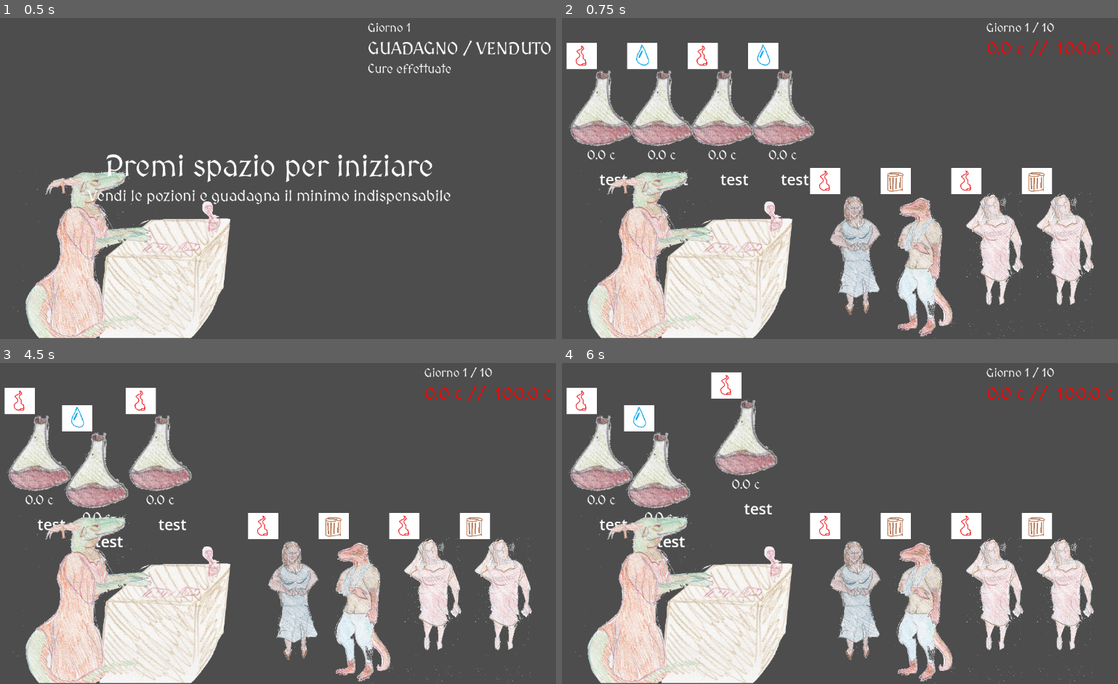
Above: before the commit, frames 1-4 (two rows, left to right).
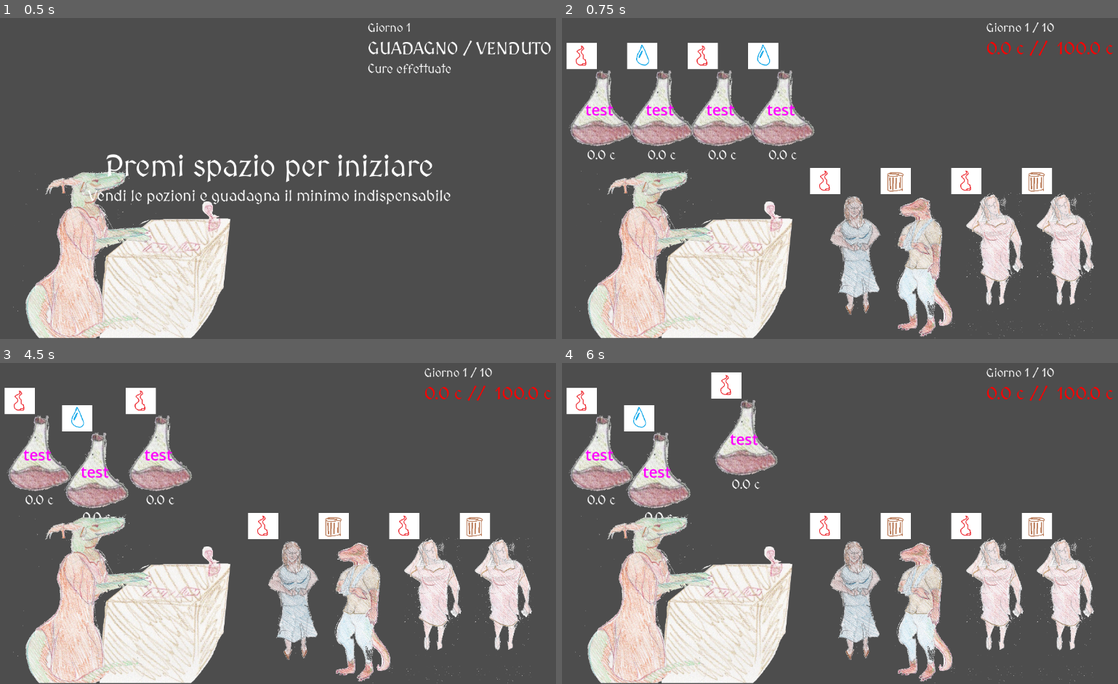
Above: after the commit, the same moments.

Repository: MLisanti/moonbrew_shop
Game: Godot game, scene res://scene/main.tscn
The game is run twice, just before and just after one commit, with the same random seed, the same clock (stepped at 60 frames per second) and the same inputs.
Inputs (mouse positions are in pixels of both pictures, inside the frame that each line leads up to):
- Up to frame 1 (0.5 s): no input
- Up to frame 2 (0.75 s): tap Enter at 0.5 s; move the mouse to (956, 159) at 0.52 s; tap Space (conferma) at 0.6 s; click (956, 159) at 0.67 s
- Up to frame 3 (4.5 s): tap Space (conferma) at 1.25, 1.55, 2.1, 2.75, 2.85, 3.8, 4.25, 4.35 s; move the mouse to (38, 456) at 1.27 s; click (38, 456) at 1.35 s; tap Enter at 2, 3.5 s; move the mouse to (100, 456) at 2.02 s; click (100, 456) at 2.17 s; move the mouse to (155, 456) at 2.77 s; click (155, 456) at 2.92 s; move the mouse to (216, 456) at 3.52 s; press the mouse at (216, 456) at 3.53 s; move the mouse to (94, 472) at 4.27 s; release the mouse at (94, 472) at 4.28 s; click (94, 472) at 4.42 s
- Up to frame 4 (6 s): move the mouse to (862, 520) at 5.02 s; tap Space (conferma) at 5.1 s; click (862, 520) at 5.17 s; move the mouse to (745, 440) at 5.77 s; click (745, 440) at 5.85 s

Frame 1 is identical in both runs. In frame 2, 0.6% of the frame differs, in the area x 4-45%, y 26-53%; in frame 3, 0.5%; in frame 4, 0.5%.
Error in both runs: Invalid assignment of property or key 'text' with value of type 'String' on a base object of type 'null instance'. (res://scene/pozione.gd:18)

Commit message:
modifiche interne costanti e test itch.io

Diff:
--- a/scene/main.gd
+++ b/scene/main.gd
@@ -16,7 +16,7 @@
 const LIVELLO_INIZIO = 1
 var _clienti_mancanti_prossimo_livello = 0
 
-enum statiLivello {INIZIO, IN_CORSO, FINITO_LIVELLO, GAME_OVER, FINITO_GIOCO}
+enum statiLivello {INIZIO, IN_CORSO, FINITO_LIVELLO, GAME_OVER_PERSO, GAME_OVER_VINTO}
 var statoLivello:statiLivello = statiLivello.IN_CORSO
 
 func imposta_variabili_livello(livello:int) -> Dictionary:
@@ -49,13 +49,13 @@
 
 	if(statoLivello == statiLivello.FINITO_LIVELLO and Input.is_action_just_released("conferma")):
 		if(moneyGain < moneyGoal):
-			cambia_stato_livello(statiLivello.GAME_OVER)
+			cambia_stato_livello(statiLivello.GAME_OVER_PERSO)
 		else:
 			cambia_stato_livello(statiLivello.IN_CORSO)
 			_livello += 1
 			imposta_livello(_livello)
 
-	if((statoLivello == statiLivello.GAME_OVER or statoLivello == statiLivello.FINITO_GIOCO)
+	if((statoLivello == statiLivello.GAME_OVER_PERSO or statoLivello == statiLivello.GAME_OVER_VINTO)
 			and Input.is_action_just_released("conferma")):
 		cambia_stato_livello(statiLivello.INIZIO)
 		$tmrCooldown.start(1.0)
@@ -143,7 +143,7 @@
 		if(_livello < 10):
 			cambia_stato_livello(statiLivello.FINITO_LIVELLO)
 		else:
-			cambia_stato_livello(statiLivello.FINITO_GIOCO)
+			cambia_stato_livello(statiLivello.GAME_OVER_VINTO)
 
 
 @onready var controlCentroMessaggi:Control = $UI/centro
@@ -186,10 +186,10 @@
 	if(precedente == statiLivello.IN_CORSO and nuovoStato == statiLivello.FINITO_LIVELLO):
 		ui_mostra_fine_livello()
 
-	if(precedente == statiLivello.IN_CORSO and nuovoStato == statiLivello.FINITO_GIOCO):
+	if(precedente == statiLivello.IN_CORSO and nuovoStato == statiLivello.GAME_OVER_VINTO):
 		ui_mostra_game_over_vinto()
 
-	if(precedente == statiLivello.FINITO_LIVELLO and nuovoStato == statiLivello.GAME_OVER):
+	if(precedente == statiLivello.FINITO_LIVELLO and nuovoStato == statiLivello.GAME_OVER_PERSO):
 		ui_mostra_game_over()
 
 func crea_pozione(indice:int, importanza:int, elementi:String, prezzo:float, posizione:Vector2):
--- a/scene/pozione.tscn
+++ b/scene/pozione.tscn
@@ -59,11 +59,21 @@
 horizontal_alignment = 1
 
 [node name="lblDebug" type="Label" parent="." unique_id=560259839]
-offset_top = 117.0
-offset_right = 40.0
-offset_bottom = 140.0
+anchors_preset = 8
+anchor_left = 0.5
+anchor_top = 0.5
+anchor_right = 0.5
+anchor_bottom = 0.5
+offset_left = -127.0
+offset_top = -21.0
+offset_right = 127.0
+offset_bottom = 21.0
+grow_horizontal = 2
+grow_vertical = 2
+theme_override_colors/font_color = Color(1, 0, 1, 1)
 theme_override_font_sizes/font_size = 30
 text = "test"
+horizontal_alignment = 1
 
 [node name="features" type="Node2D" parent="." unique_id=1523772218]
 
